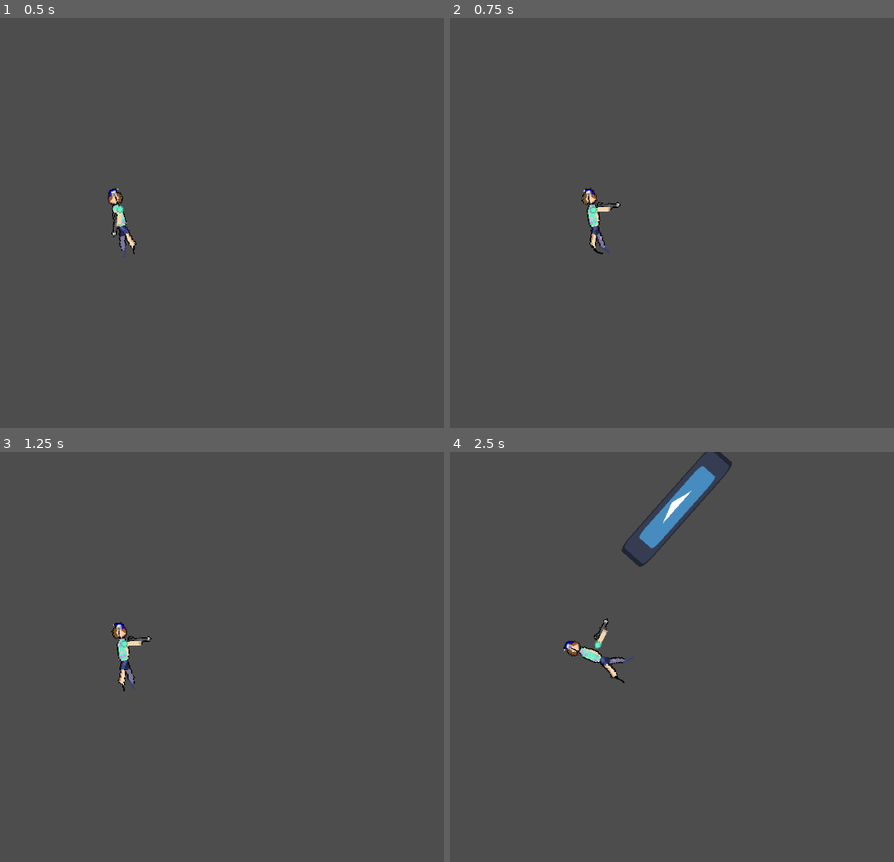
Above: before the commit, frames 1-4 (two rows, left to right).
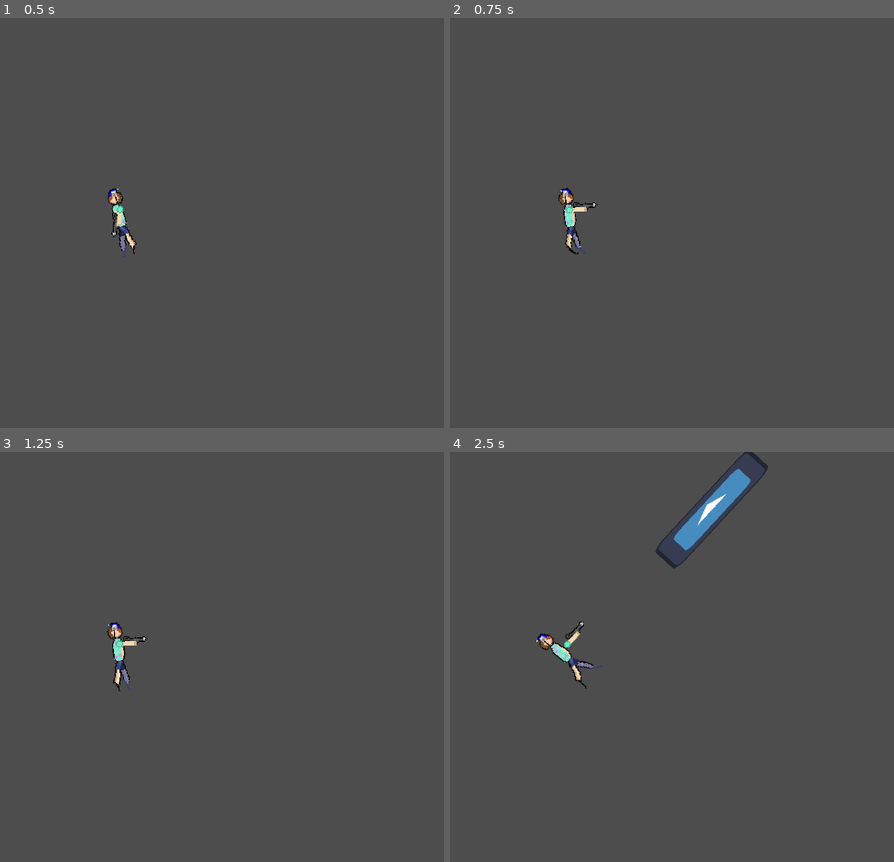
Above: after the commit, the same moments.

Repository: Zeonthestupid/ijustfellonthegame
Game: Godot game, scene res://character/player_scene.tscn
The game is run twice, just before and just after one commit, with the same random seed, the same clock (stepped at 60 frames per second) and the same inputs. The engine's default icon, where the game draws it, is replaced by a stand-in: a white triangle on a blue panel in a dark square.
Inputs (mouse positions are in pixels of both pictures, inside the frame that each line leads up to):
- Up to frame 1 (0.5 s): no input
- Up to frame 2 (0.75 s): move the mouse to (729, 202) at 0.52 s; hold D (player_right) from 0.53 s (still down); hold E (trident_test, bound only after the commit) from 0.53 s (still down)
- Up to frame 3 (1.25 s): keep holding D (player_right); keep holding E (trident_test, bound only after the commit)
- Up to frame 4 (2.5 s): move the mouse to (outside the picture) at 1.27 s; release D (player_right) at 1.28 s; release E (trident_test, bound only after the commit) at 1.28 s; hold S (player_down) 1.28-2.03 s; tap R (hook) at 1.35 s; tap E (trident_test, bound only after the commit) at 1.55 s; move the mouse to (640, 566) at 2.02 s; hold D (player_right) from 2.03 s (still down); hold E (trident_test, bound only after the commit) from 2.03 s (still down); click (640, 566) at 2.1 s

Frame 1 is identical in both runs. In frame 2, 0.9% of the frame differs, in the area x 24-39%, y 41-58%; in frame 3, 0.6%; in frame 4, 3.7%, in the area x 19-72%, y 0-58%.
Error after the commit: Invalid operands 'float' and 'Nil' in operator '+'. (res://character/Maincharacterscript.gd:35)

Commit message:
trident start

Diff:
--- a/character/Maincharacterscript.gd
+++ b/character/Maincharacterscript.gd
@@ -13,6 +13,8 @@
 
 @export_subgroup("characterconf")
 @export var heath = 10.0
+
+@export var speed = 400
 
 @onready var animated_sprite_2d: AnimatedSprite2D = $AnimatedSprite2D
 
@@ -39,12 +41,21 @@
 		animated_sprite_2d.play("idle")
 	return velo
 
+func trident(delta):
+	velocity = Vector2(0,0)
+	var mouse_position = get_global_mouse_position()
+
+	if Input. is_action_pressed("trident_test"):
+		var direction = (mouse_position - position).normalized()
+		velocity = (direction*speed)
+
+	look_at(mouse_position)
+
 func _physics_process(delta):
 	var velo = Vector2(0,0)
 	velo = swim(delta, velo)
 	velocity.x = velo.x
 	velocity.y = velo.y
-
 
 
 
--- a/character/player_scene.tscn
+++ b/character/player_scene.tscn
@@ -11,7 +11,11 @@
 [node name="CharacterBody2D" parent="." unique_id=286528908 instance=ExtResource("1_oepk2")]
 position = Vector2(1, -1)
 collision_mask = 255
+speed_mod = null
 max_speed = 800
+clamping_speed = null
+swim_back = null
+heath = null
 
 [node name="HarpoonGun" parent="CharacterBody2D" unique_id=1783020617 instance=ExtResource("2_58q2e")]
 position = Vector2(0, -11)
--- /dev/null
+++ b/node_2d.gd
@@ -0,0 +1,11 @@
+extends Node2D
+
+
+# Called when the node enters the scene tree for the first time.
+func _ready() -> void:
+	pass # Replace with function body.
+
+
+# Called every frame. 'delta' is the elapsed time since the previous frame.
+func _process(delta: float) -> void:
+	pass
--- a/project.godot
+++ b/project.godot
@@ -47,6 +47,11 @@
 "events": [Object(InputEventKey,"resource_local_to_scene":false,"resource_name":"","device":-1,"window_id":0,"alt_press …(192 unchanged characters)…
 ]
 }
+trident_test={
+"deadzone": 0.2,
+"events": [Object(InputEventKey,"resource_local_to_scene":false,"resource_name":"","device":-1,"window_id":0,"alt_pressed":false,"shift_pressed":false,"ctrl_pressed":false,"meta_pressed":false,"pressed":false,"keycode":0,"physical_keycode":69,"key_label":0,"unicode":101,"location":0,"echo":false,"script":null)
+]
+}
 
 [physics]
 
Not shown, added: node_2d.gd.uid
Empty file added: sprite_2d.gd
Not shown, added: sprite_2d.gd.uid
